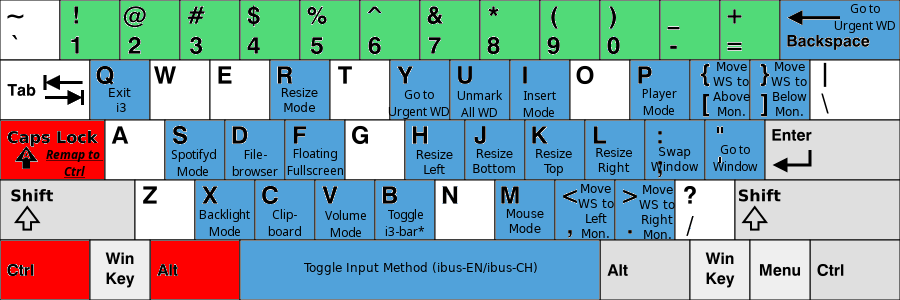
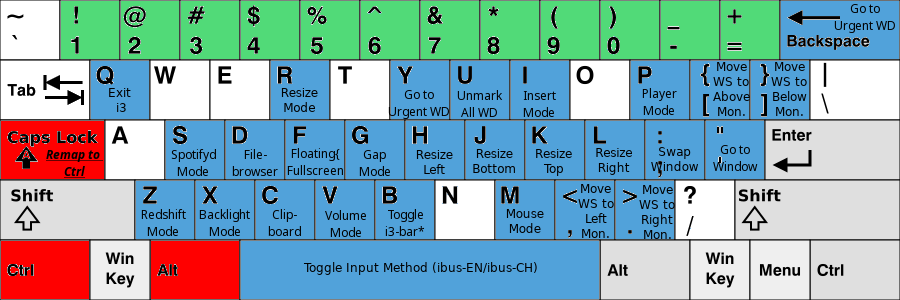
Layers edited between the first and the second 900×300 image:
added layer "Redshift ..." above "Resize ... #1" over [141, 209, 186, 236]
renamed "Floating ..." to "Floating{ ...", painted on it over [291, 148, 340, 161]
added layer "Gap ..." above "KB_United_States-NoAltGr.svg" over [359, 150, 390, 176]
painted on "KB_United_States-NoAltGr.svg" over [136, 121, 404, 239]
